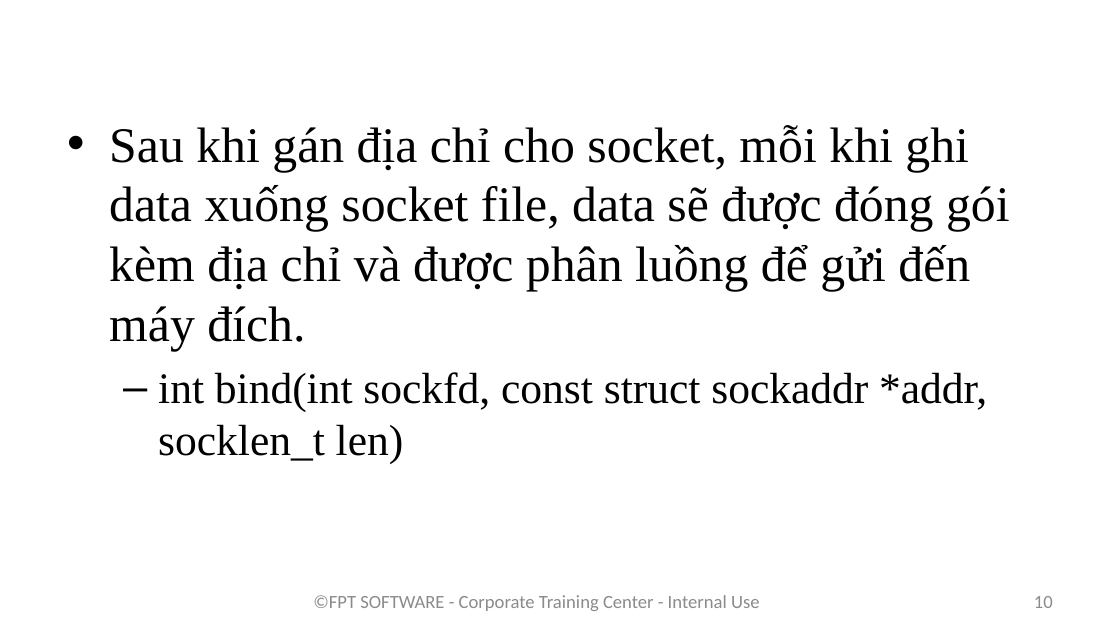
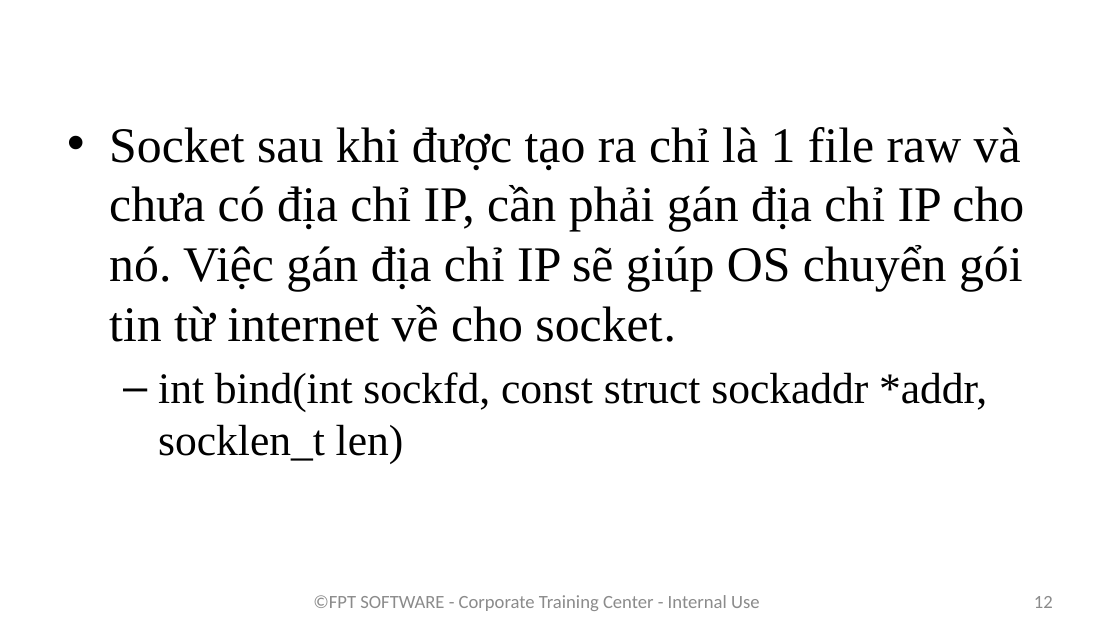
Before and after one commit to phuthodien/training_linux_embedded_v2, a slide deck: slide 12 of Bai 9/Lập trình với socket.pptx (slide 10 before the commit). Drawn at 1120x630 pixels with LibreOffice and Linux fonts; fonts in the diff are those of the drawing; background and template pictures are left out. Boxes give left, top, right and bottom in pixels: in the first picture for what was removed or moved away, otherwise in the second. Text is boxed around its words. In the diff, an @@ line names an element or a change of style, - is before the commit and + after.

```diff
--- a/Bai 9/Lập trình với socket.pptx
+++ b/Bai 9/Lập trình với socket.pptx
@@ text at <box>109,127,1024,342</box>: text changed @@
-• Sau khi gán địa chỉ cho socket, mỗi khi ghi data xuống socket file, data sẽ được đóng gói kèm địa chỉ và được phân luồng để gửi đến máy đích.
+• Socket sau khi được tạo ra chỉ là 1 file raw và chưa có địa chỉ IP, cần phải gán địa chỉ IP cho nó. Việc gán địa chỉ IP sẽ giúp OS chuyển gói tin từ internet về cho socket.
@@ page number at <box>1034,596,1053,608</box>: text changed @@
-10
+12
```
Also in this commit, not shown: 2 other slides changed, 7 slides added, 28 other files.
